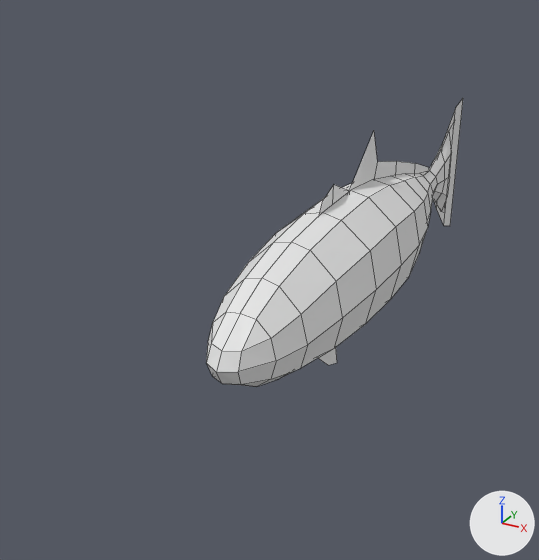
One commit to the Blender file Other Files/fish.blend: the scene before it, then after it.
One viewpoint serves both versions: a camera (50 mm lens) standing at (4.24, -11.4, 4.47) and looking at (-1.14, -1.61, -0.42). Every picture has the same lights, and +X, +Y and +Z are marked at lower right. Mesh edges are drawn as thin lines.
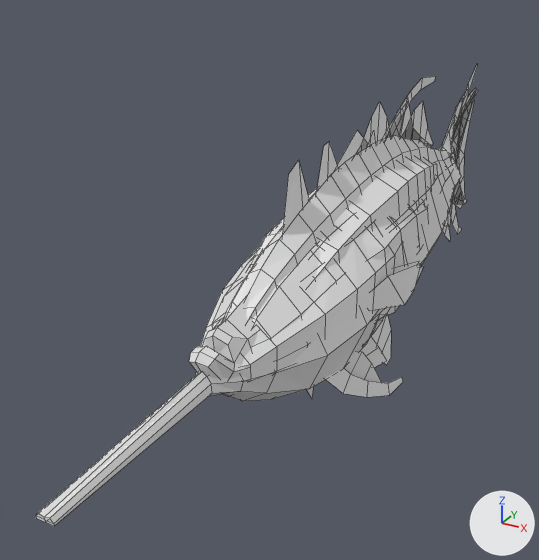
What differs and where, as boxes [x1, y1, x2, y2] in the pictures (539 x 560 px):
'SwordFish', added
    after: [36, 65, 477, 526]
'Cod', added
    after: [201, 131, 459, 398]
'Bluefish', added
    after: [227, 88, 476, 337]
'Striped Bass', added
    after: [251, 97, 474, 367]
'Tarpon', added
    after: [189, 90, 478, 397]
'Tuna', added
    after: [315, 76, 465, 278]
'Cube', unchanged, covered by the edit
    before: [206, 99, 463, 387]
    after: [213, 99, 463, 338]

Patch to the scene script:
```diff
--- a/Other Files/fish.blend.py
+++ b/Other Files/fish.blend.py
@@ me_cube_006 @@
+me_cube_006.from_pydata(...)  # 314 vertices, 273 faces; spans x -1.15..1.15, y -1.0..1.5, z -1.97..2.19
@@ me_cube_005 @@
+me_cube_005.from_pydata(...)  # 219 vertices, 174 faces; spans x -1.21..1.21, y -4.9..6.16, z -1.79..2.31
@@ me_cube_004 @@
+me_cube_004.from_pydata(...)  # 205 vertices, 152 faces; spans x -1.01..1.01, y -5.41..6.33, z -2.24..2.09
@@ me_cube_003 @@
+me_cube_003.from_pydata(...)  # 194 vertices, 129 faces; spans x -1.14..1.14, y -7.8..6.07, z -2.04..2.1
@@ me_cube_002 @@
+me_cube_002.from_pydata(...)  # 224 vertices, 187 faces; spans x -1.0..1.0, y -5.11..5.24, z -1.96..2.34
@@ me_cube @@
+me_cube.from_pydata(...)  # 206 vertices, 146 faces; spans x -1.29..1.29, y -5.2..5.0, z -1.96..2.02
@@ ob_bluefish @@
+ob_bluefish = bpy.data.objects.new('Bluefish', me_cube_006)
+ob_bluefish.location = (0.0, -0.52, 0.0)
+ob_bluefish.scale = (1.0, 4.4, 1.0)
@@ ob_striped_bass @@
+ob_striped_bass = bpy.data.objects.new('Striped Bass', me_cube_005)
+ob_striped_bass.location = (0.0, 0.0, 0.0)
@@ ob_tarpon @@
+ob_tarpon = bpy.data.objects.new('Tarpon', me_cube_004)
+ob_tarpon.location = (0.0, 0.0, 0.0)
@@ ob_swordfish @@
+ob_swordfish = bpy.data.objects.new('SwordFish', me_cube_003)
+ob_swordfish.location = (0.0, 0.0, 0.0)
+ob_swordfish.rotation_euler = (0.0323, 0.0, 0.0)  # degrees (1.9, 0, 0)
@@ ob_tuna @@
+ob_tuna = bpy.data.objects.new('Tuna', me_cube_002)
+ob_tuna.location = (-0.01, 0.18, 0.0)
+ob_tuna.rotation_euler = (0.0282, 0.00357, 0.000648)  # degrees (1.6, 0.2, 0)
@@ ob_cod @@
+ob_cod = bpy.data.objects.new('Cod', me_cube)
+ob_cod.location = (0.0, 0.0, 0.0)
```
